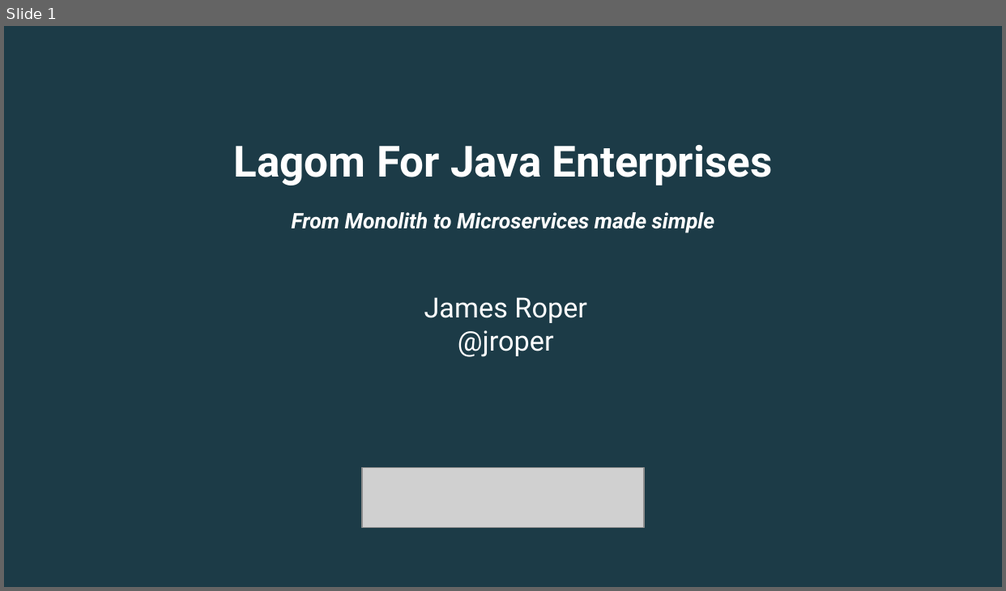
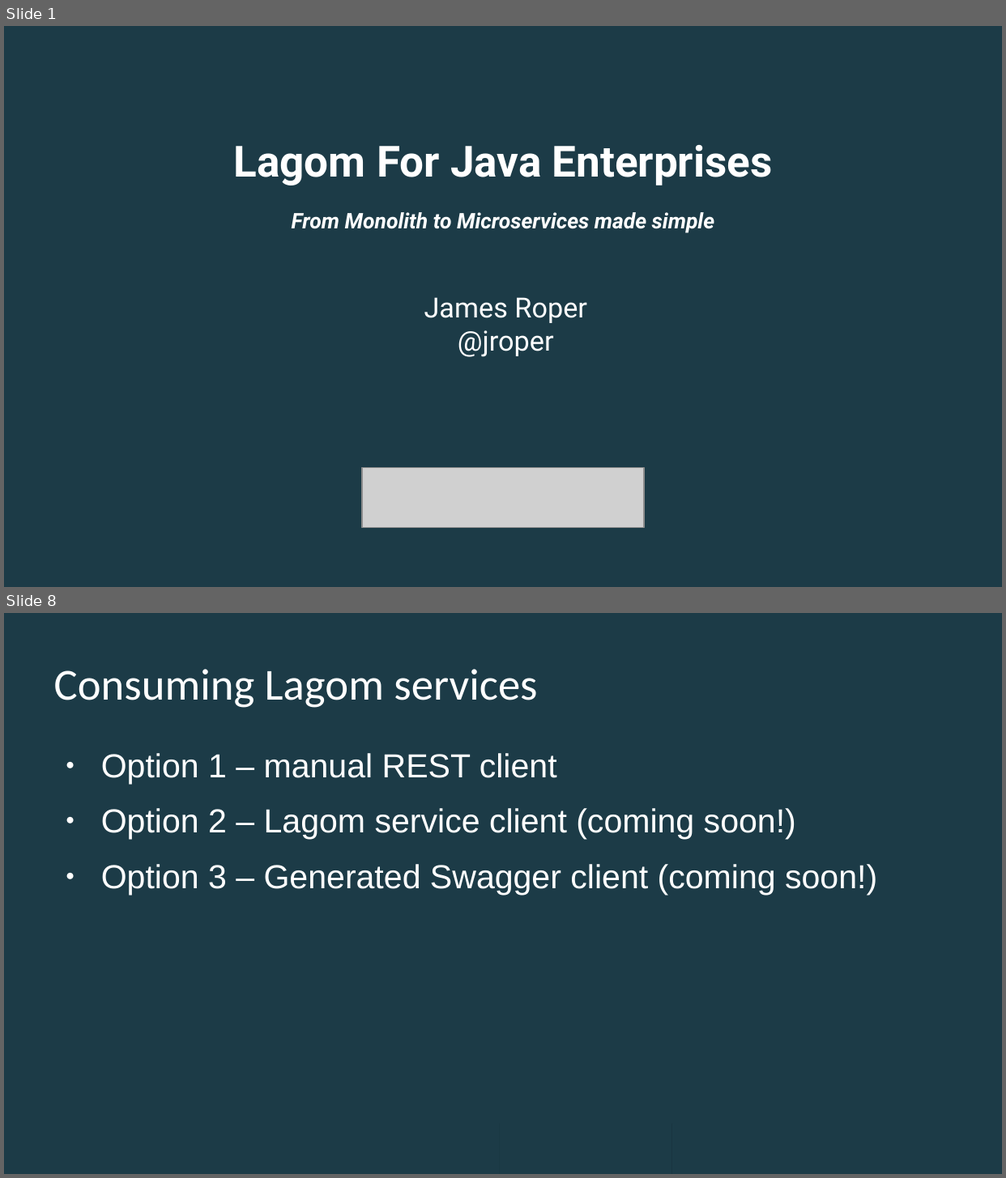
Before and after one commit to jroper/lagom-monolith-presentation, a slide deck: presentation/microservice-to-monolith.odp. Shown one above the other, each under a label of ours: slide 1 before the commit, slides 1 and 8 after it; the slides between them are not shown. The pictures are 1006x591 and 1006x1178 pixels, drawn with LibreOffice and Linux fonts; fonts in the diff are those of the drawing; grey boxes stand for pictures; background and template pictures are left out. Boxes give left, top, right and bottom in pixels: in the first picture for what was removed or moved away, otherwise in the second. Text is boxed around its words. In the diff, an @@ line names an element or a change of style, - is before the commit and + after.

```diff
--- a/presentation/microservice-to-monolith.odp
+++ b/presentation/microservice-to-monolith.odp
@@ slide 8 added at (4, 613, 1002, 1174), background #1C3B47 @@
@@ title added at (54, 669, 537, 708), 32 pt, text #FFFFFF @@
+Consuming Lagom services
@@ text added at (101, 753, 877, 895), 24 pt, text #FFFFFF @@
+● Option 1 – manual REST client
+● Option 2 – Lagom service client (coming soon!)
+● Option 3 – Generated Swagger client (coming soon!)
@@ rectangle added at (4, 1121, 671, 1174), fill #1C3B47 @@
@@ rectangle added at (4, 1121, 499, 1174), fill #1C3B47 @@
```
Also in this commit, not shown: 1 slide changed, 10 other slides added, 2 slides removed.
